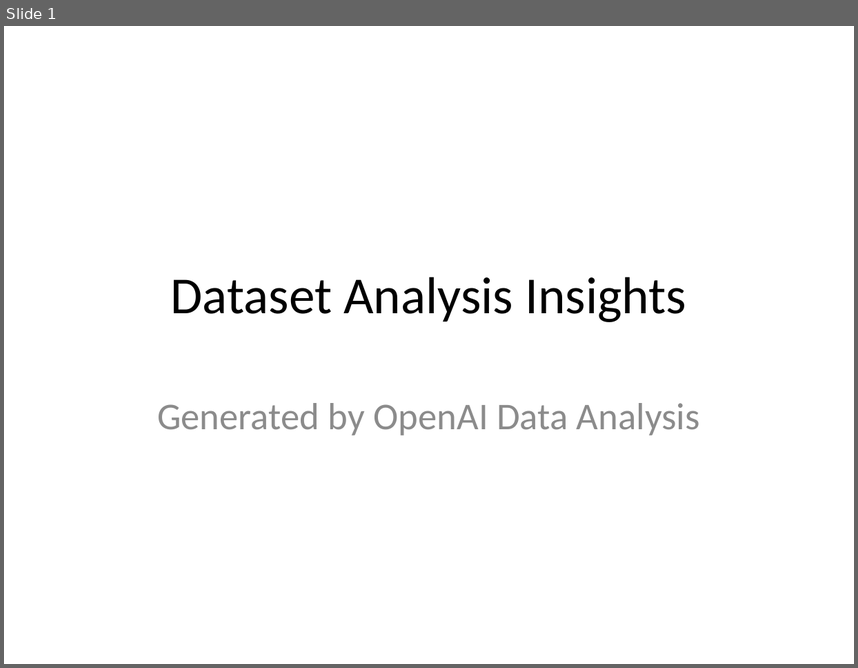
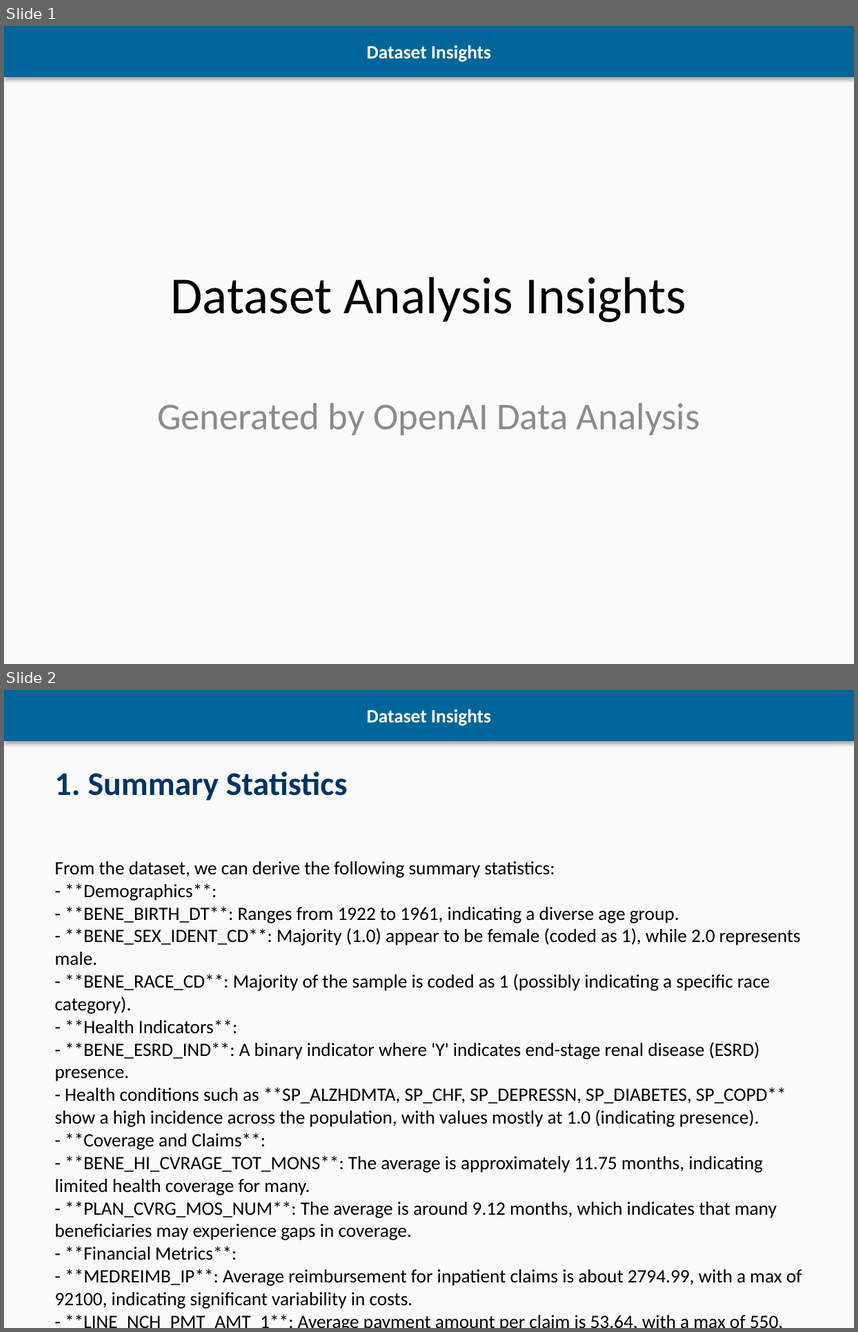
Before and after one commit to jyoung10078/elijah, a slide deck: testing/dataset_insights.pptx. Shown one above the other, each under a label of ours: slide 1 before the commit, slides 1 and 2 after it. The pictures are 858x668 and 858x1332 pixels, drawn with LibreOffice and Linux fonts; fonts in the diff are those of the drawing. Boxes give left, top, right and bottom in pixels: in the first picture for what was removed or moved away, otherwise in the second. Text is boxed around its words. In the diff, an @@ line names an element or a change of style, - is before the commit and + after.

```diff
--- a/testing/dataset_insights.pptx
+++ b/testing/dataset_insights.pptx
@@ slide 2 added at [4, 690, 854, 1328], background #FAFAFA @@
@@ rectangle added at [4, 690, 854, 741], fill #006699, 16 pt, text #FFFFFF, bold @@
+Dataset Insights
@@ text added at [55, 771, 348, 800], 28 pt, text #003366, bold @@
+1. Summary Statistics
@@ text added at [55, 861, 802, 1308], 16 pt, text #000000 @@
+From the dataset, we can derive the following summary statistics:
+- **Demographics**:
+- **BENE_BIRTH_DT**: Ranges from 1922 to 1961, indicating a diverse age group.
+- **BENE_SEX_IDENT_CD**: Majority (1.0) appear to be female (coded as 1), while 2.0 represents male.
+- **BENE_RACE_CD**: Majority of the sample is coded as 1 (possibly indicating a specific race category).
+- **Health Indicators**:
+- **BENE_ESRD_IND**: A binary indicator where 'Y' indicates end-stage renal disease (ESRD) presence.
+- Health conditions such as **SP_ALZHDMTA, SP_CHF, SP_DEPRESSN, SP_DIABETES, SP_COPD** show a high incidence across the population, with values mostly at 1.0 (indicating presence).
+- **Coverage and Claims**:
+- **BENE_HI_CVRAGE_TOT_MONS**: The average is approximately 11.75 months, indicating limited health coverage for many.
+- **PLAN_CVRG_MOS_NUM**: The average is around 9.12 months, which indicates that many beneficiaries may experience gaps in coverage.
+- **Financial Metrics**:
+- **MEDREIMB_IP**: Average reimbursement for inpatient claims is about 2794.99, with a max of 92100, indicating significant variability in costs.
+- **LINE_NCH_PMT_AMT_1**: Average payment amount per claim is 53.64, with a max of 550, indicating a wide range of claim values.
@@ slide 1 changed as well @@
@@ background #FFFFFF to #FAFAFA @@
@@ rectangle added at [4, 26, 854, 77], fill #006699, 16 pt, text #FFFFFF, bold @@
+Dataset Insights
```
Also in this commit, not shown: 3 other slides added, 5 slides removed, 2 other files.
